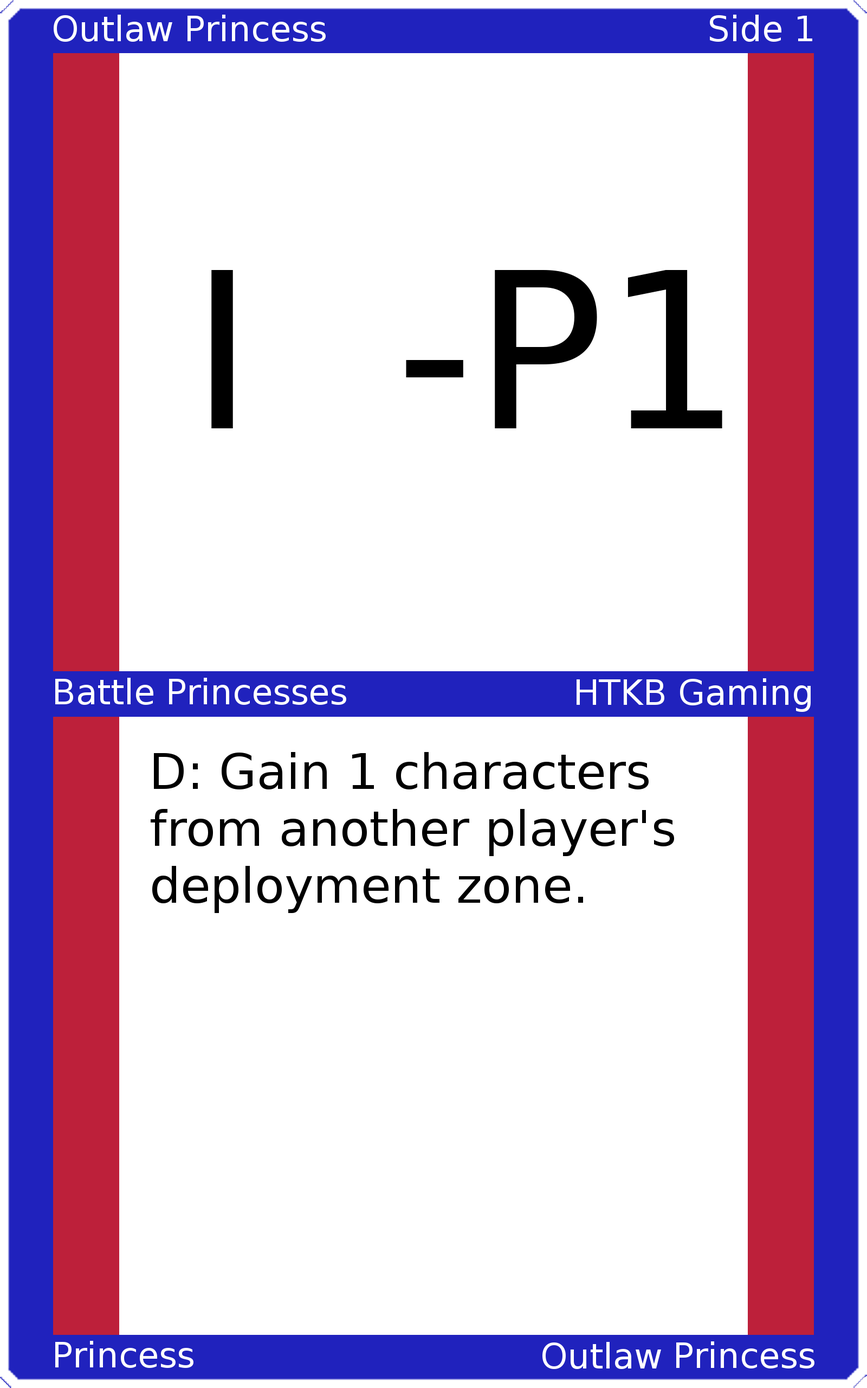
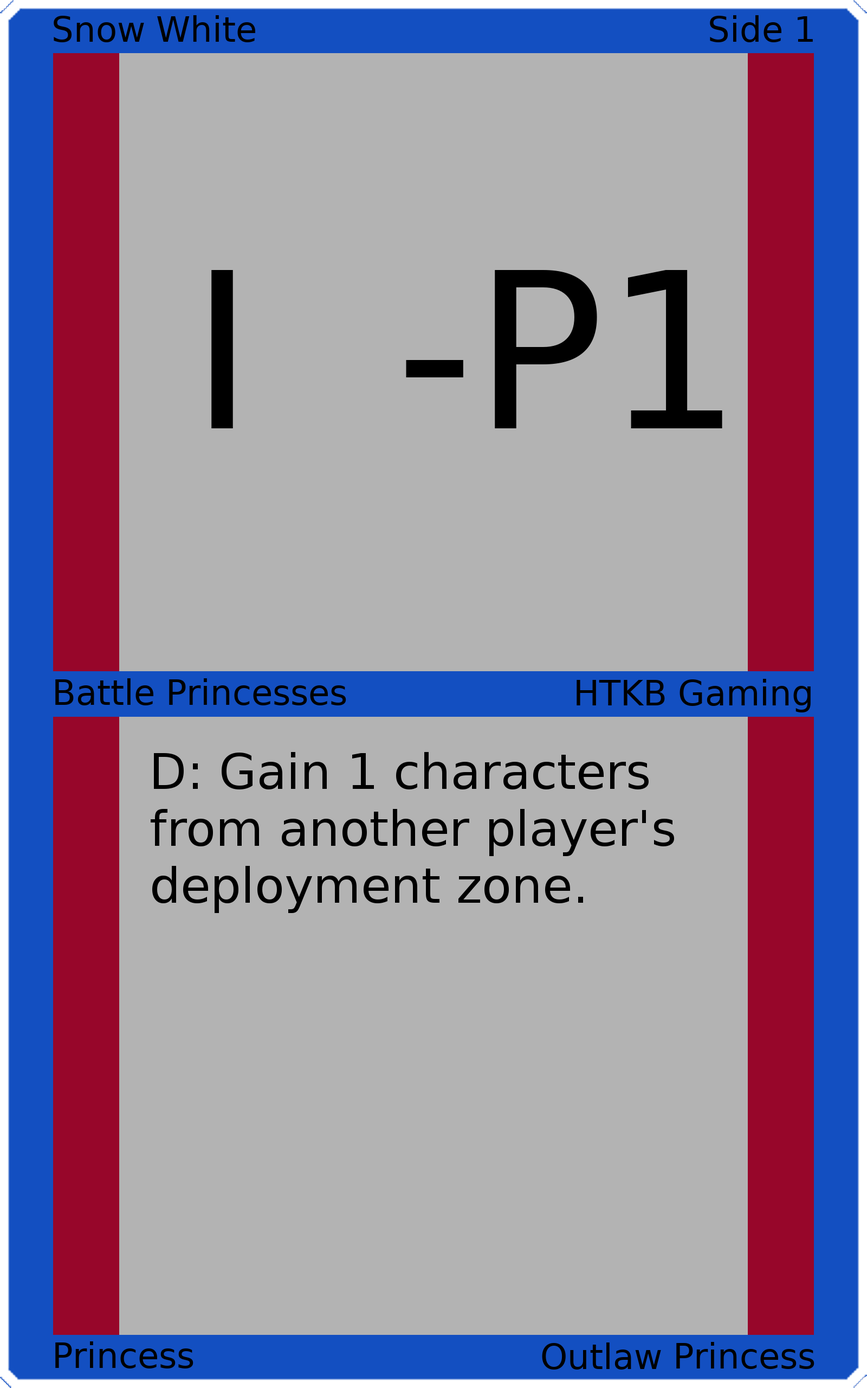
Layers edited between the first and the second 867×1388 image:
painted on "Upper Left" over (53, 14, 326, 43)
painted on "Upper Right" over (710, 14, 814, 43)
painted on "Mid Left" over (55, 677, 347, 706)
painted on "Mid Right" over (576, 678, 811, 713)
painted on "Bottom Left" over (55, 1340, 194, 1369)
painted on "Bottom Right" over (542, 1340, 815, 1370)
painted on "Border" over (0, 0, 867, 1388)
painted on "Top Background" over (119, 52, 748, 673)
painted on "Bottom Background" over (119, 715, 748, 1336)
painted on "Background" over (35, 35, 832, 1352)
